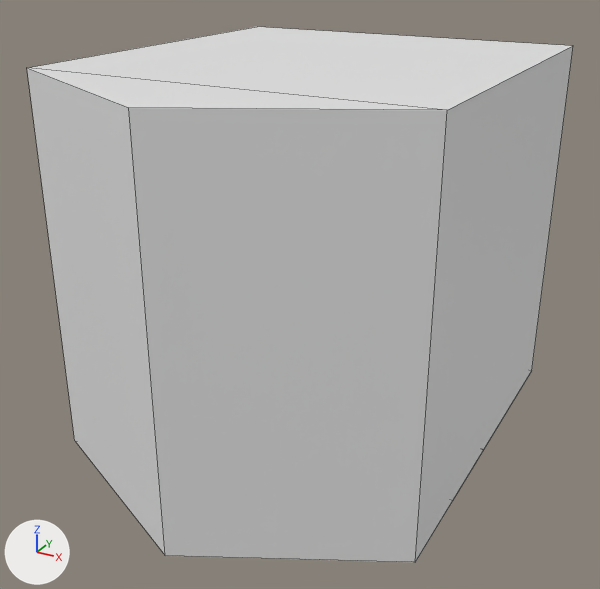
A saved change to the OBJ model hw/hw4/hw4/hw4/assets/house.obj.
Before and after are seen from a 50 mm camera at (1.96, -3.8, 1.58) aimed at (0.04, -0.31, -0.17). Lighting does not change. The marker at lower left points along +X, +Y and +Z. Mesh edges are drawn as thin lines. Where no turn or scale is listed for an object, it has been applied to the vertices. Vertices at the same position are counted once.

The first picture shows 'house'.
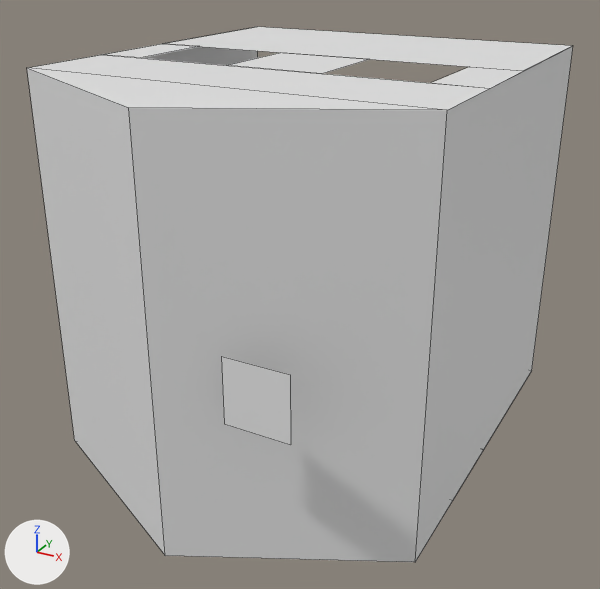
Commit message: more windows

The change, as a list of edits to the scene's bpy script:
```text
Change me_house:
    where me_house.from_pydata(...)  # 27 vertices, 14 faces; spans x -1.0..1.0, y -1.5..1.0, z -1.0..1.0
    used by ob_house; location = (0.0, 0.0, 0.0)
    verts and faces of me_house; kept vertices keep their numbers, new ones are numbered from 27
    before: 2 (1.0, -1.0, 1.0) at pixel (447, 110), 3 (-1.0, -1.0, 1.0) at pixel (26, 67), 6 (1.0, 1.0, 1.0) at pixel (573, 45), 7 (-1.0, 1.0, 1.0) at pixel (257, 26)
    me_house part 1: the loose piece of 4 vertices spanning x -0.25..0.25, y -0.5..0.0, z -1.0 is copied, and the copy is moved by (0.0, 0.0, 2.0); it spans x -0.25..0.25, y -0.5..0.0, z 1.0
    me_house part 2
    add delete_faces([(2, 6, 7, 3)])
    add verts[27] = (-1.0, -0.5, 1.0)  # pixel (101, 54)
    add verts[28] = (-1.0, 0.0, 1.0)  # pixel (162, 43)
    add verts[29] = (0.75, 0.0, 1.0)  # pixel (469, 66)
    add verts[30] = (0.75, -0.5, 1.0)  # pixel (430, 82)
    add for new, old in zip([*range(31, 35)], [*range(27, 31)]): verts[new] = verts[old] + (0.25, 0.0, 0.0)
    add verts[35] = (0.35, -1.5, 0.1)  # pixel (221, 356)
    add verts[36] = (0.65, -1.5, 0.1)  # pixel (290, 374)
    add verts[37] = (0.35, -1.5, -0.2)  # pixel (224, 423)
    add verts[38] = (0.65, -1.5, -0.2)  # pixel (290, 444)
    add faces += [(27, 31, 32, 28), (29, 30, 34, 33), (2, 34, 27, 3), (6, 7, 28, 33), (35, 36, 38, 37)]
```

Boxes (x1, y1, x2, y2) around the edits, measured in the pictures (600 x 589 px):
part 1 of me_house, added
    after: (227, 53, 369, 74)
part 2 of me_house, built on
    before: (30, 27, 572, 110)
    after: (30, 27, 572, 445)
